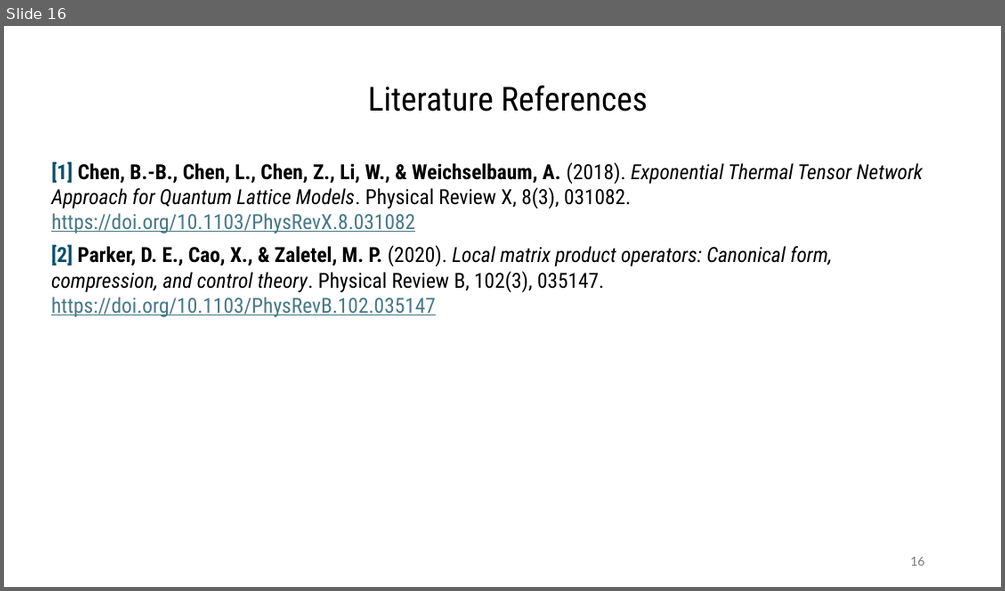
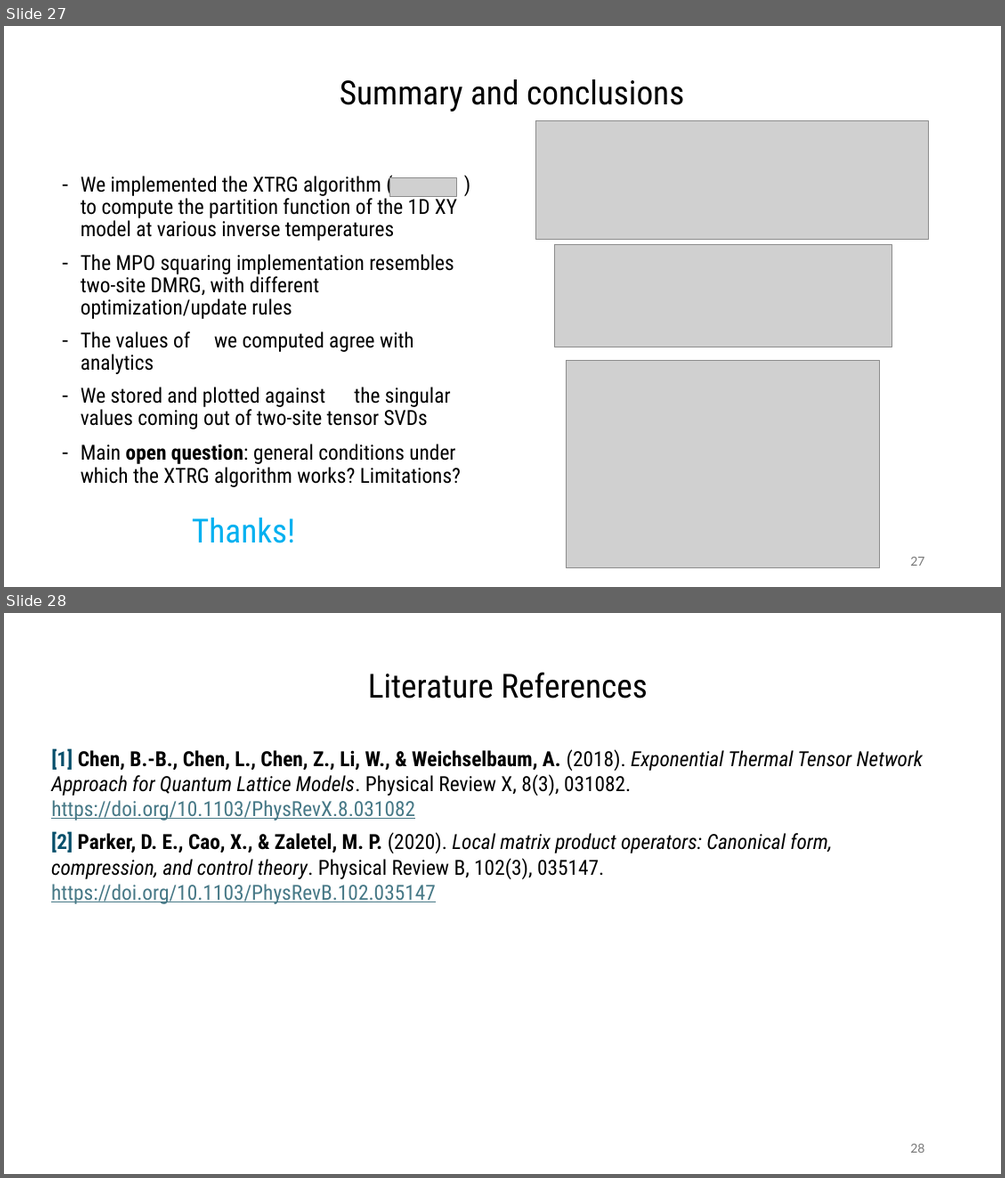
Before and after one commit to MrHighsenberg/XTRG-Algorithm, a slide deck: presentation/Term_Project_XTRG_Presentation.pptx. Shown one above the other, each under a label of ours: slide 16 before the commit, slides 27 and 28 after it. The pictures are 1005x591 and 1005x1178 pixels, drawn with LibreOffice and Linux fonts; fonts in the diff are those of the drawing; grey boxes stand for pictures; background and template pictures are left out. Boxes give left, top, right and bottom in pixels: in the first picture for what was removed or moved away, otherwise in the second. Text is boxed around its words. In the diff, an @@ line names an element or a change of style, - is before the commit and + after.

```diff
--- a/presentation/Term_Project_XTRG_Presentation.pptx
+++ b/presentation/Term_Project_XTRG_Presentation.pptx
@@ slide 27 added at (4,26,1001,587), background #FFFFFF @@
@@ text added at (340,79,684,111), 32 pt, text #000000 @@
+Summary and conclusions
@@ picture added at (536,120,928,239) @@
@@ text added at (81,176,457,240), 20 pt, text #000000 @@
+– We implemented the XTRG algorithm ( ) to compute the partition function of the 1D XY model at various inverse temperatures
@@ picture added at (390,177,456,196) @@
@@ text added at (81,254,454,319), 20 pt, text #000000 @@
+– The MPO squaring implementation resembles two-site DMRG, with different optimization/update rules
@@ picture added at (555,244,891,347) @@
@@ text added at (81,331,414,352), 20 pt, text #000000 @@
+– The values of we computed agree with analytics
@@ picture added at (566,361,880,568) @@
@@ text added at (81,386,451,429), 20 pt, text #000000 @@
+– We stored and plotted against the singular values coming out of two-site tensor SVDs
@@ text added at (81,443,461,487), 20 pt, text #000000 @@
+– Main open question: general conditions under which the XTRG algorithm works? Limitations?
@@ text added at (192,517,295,543), 32 pt, text #00B0F0 @@
+Thanks!
@@ page number added at (910,556,924,565), 12 pt, text #797979 @@
+27
@@ what was slide 16 is now slide 28 @@
@@ page number at (910,1143,924,1152): text changed @@
-16
+28
```
Also in this commit, not shown: 6 slides changed, 12 other slides added, 1 slide removed, 4 other files.
